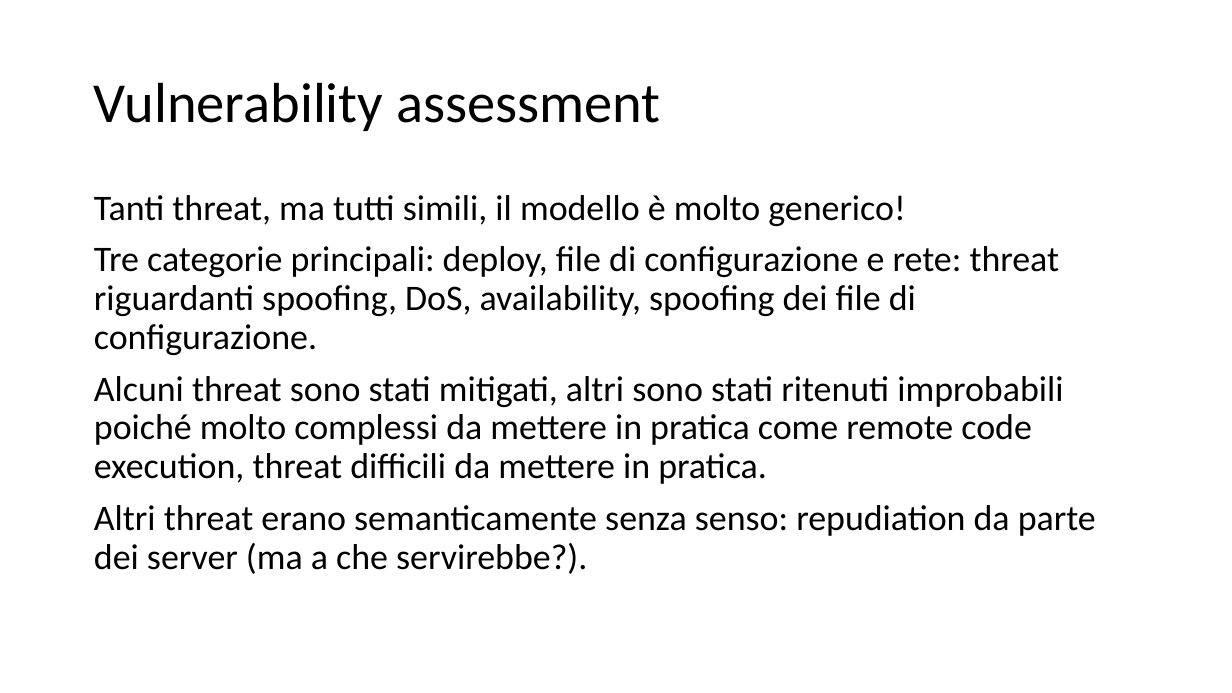
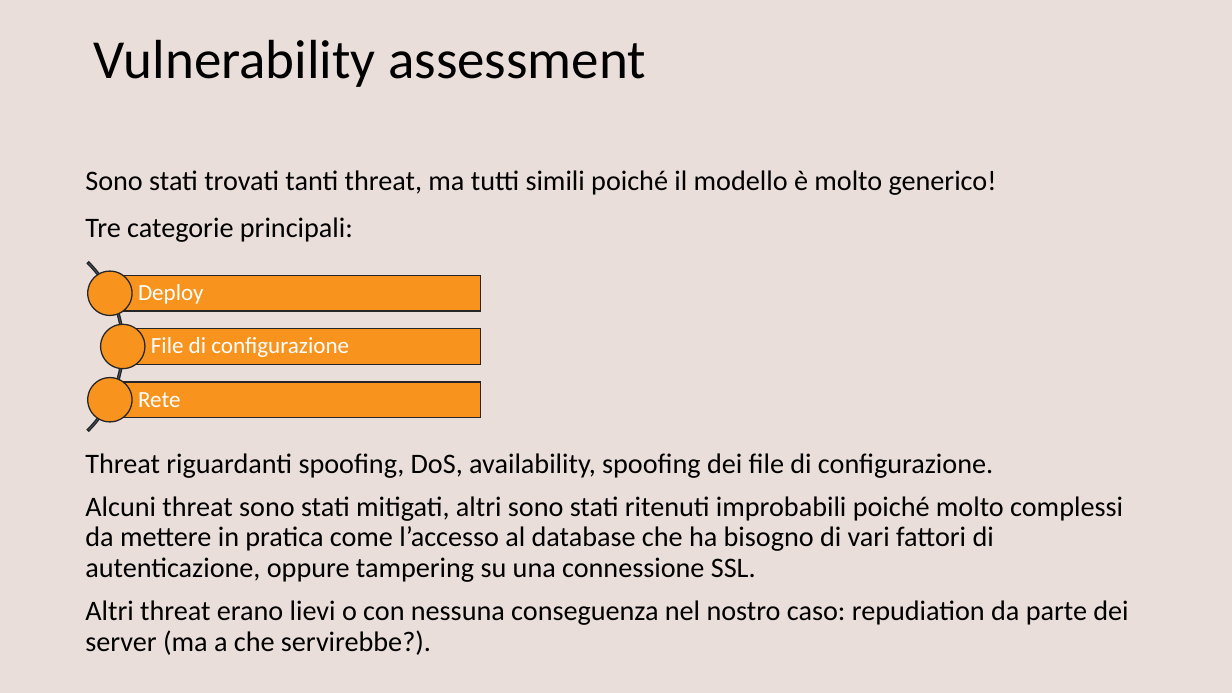
Before and after one commit to marcobarlo/GreenhouseSec, a slide deck: slide 18 of pres.pptx (slide 15 before the commit). Drawn at 1232x693 pixels with LibreOffice and Linux fonts; fonts in the diff are those of the drawing. Boxes give left, top, right and bottom in pixels: in the first picture for what was removed or moved away, otherwise in the second. Text is boxed around its words. In the diff, an @@ line names an element or a change of style, - is before the commit and + after.

```diff
--- a/pres.pptx
+++ b/pres.pptx
@@ background #FFFFFF to #EADEDA @@
@@ text "Vulnerability assessment": place and size @@
-text "Vulnerability assessment" at box(94, 82, 661, 131)
+text "Vulnerability assessment" at box(94, 39, 646, 87)
@@ text "Vulnerability assessment" at box(94, 39, 646, 87): size 44 to 42.9 pt; line spacing 0.9 to 0.8 @@
@@ text at box(85, 170, 997, 242): text changed; size 28 to 22 pt @@
-Tanti threat, ma tutti simili, il modello è molto generico!
-Tre categorie principali: deploy, file di configurazione e rete: threat riguardanti spoofing, DoS, availability, spoofing dei file di configurazione.
-Alcuni threat sono stati mitigati, altri sono stati ritenuti improbabili poiché molto complessi da mettere in pratica come remote code execution, threat difficili da mettere in pratica.
-Altri threat erano semanticamente senza senso: repudiation da parte dei server (ma a che servirebbe?).
+Sono stati trovati tanti threat, ma tutti simili poiché il modello è molto generico!
+Tre categorie principali:
@@ group added at box(0, 226, 481, 466): 3 rectangles, 3 texts, 3 ellipses, 1 arch (boxed as its full ring) @@
+Deploy
+File di configurazione
+Rete
@@ text added at box(85, 453, 1128, 655), 22 pt, text #000000 @@
+Threat riguardanti spoofing, DoS, availability, spoofing dei file di configurazione.
+Alcuni threat sono stati mitigati, altri sono stati ritenuti improbabili poiché molto complessi da mettere in pratica come l’accesso al database che ha bisogno di vari fattori di autenticazione, oppure tampering su una connessione SSL.
+Altri threat erano lievi o con nessuna conseguenza nel nostro caso: repudiation da parte dei server (ma a che servirebbe?).
```
Also in this commit, not shown: 14 other slides changed, 6 slides added, 3 slides removed, 56 other files.
